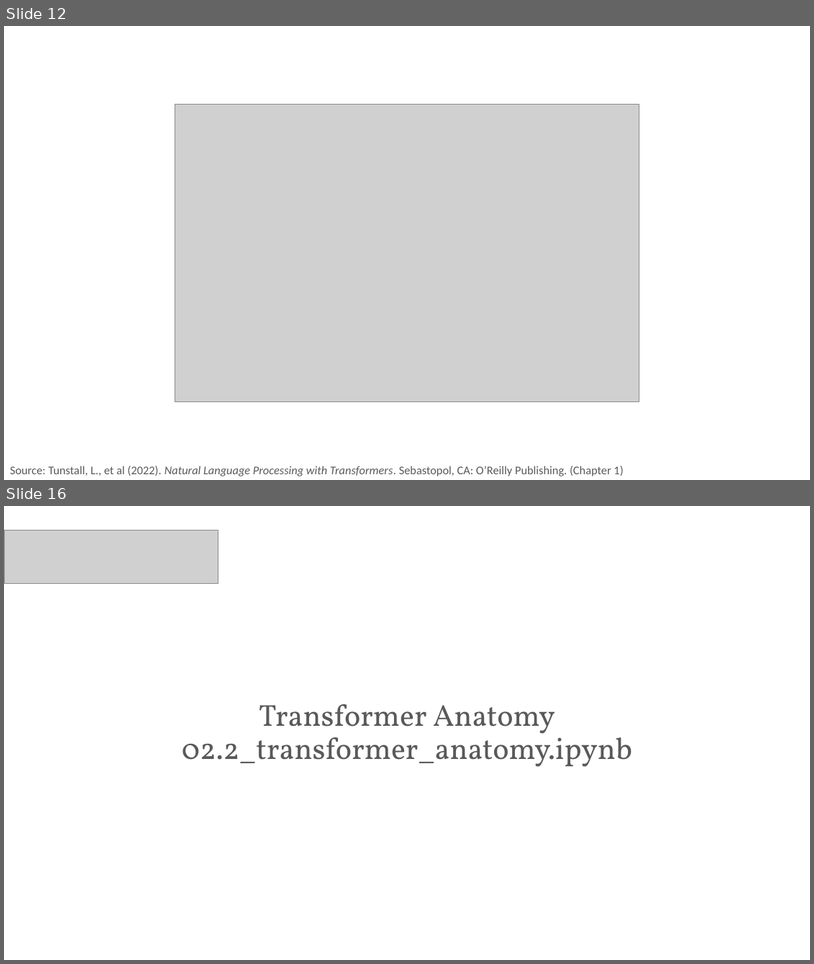
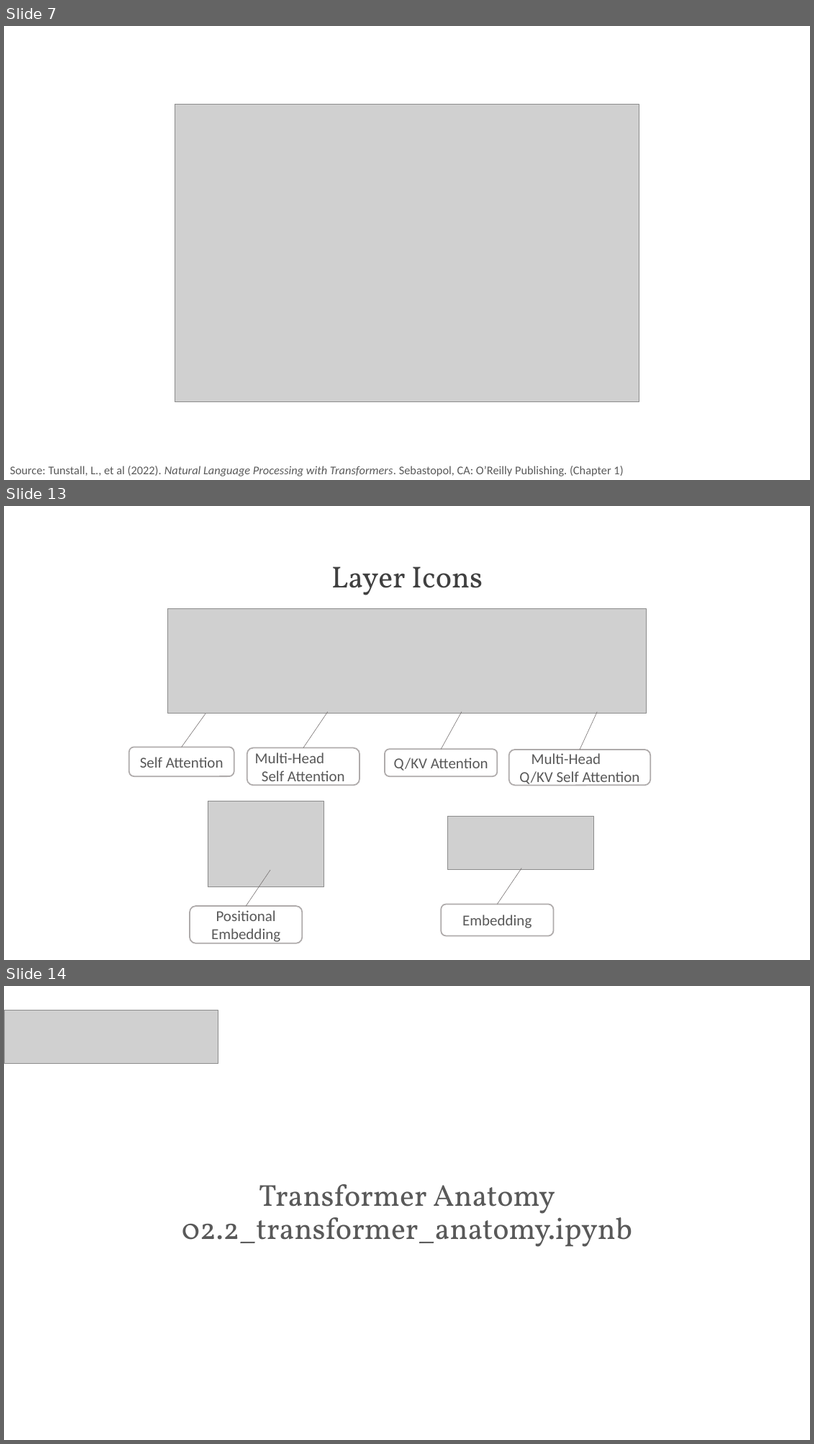
Before and after one commit to PracticumAI/transformers, a slide deck: presentations/02_transformers_attention.pptx. Shown one above the other, each under a label of ours: slides 12 and 16 before the commit, slides 7, 13 and 14 after it; the slides between them are not shown. The pictures are 814x964 and 814x1444 pixels, drawn with LibreOffice and Linux fonts; fonts in the diff are those of the drawing; grey boxes stand for pictures. Boxes give left, top, right and bottom in pixels: in the first picture for what was removed or moved away, otherwise in the second. Text is boxed around its words. In the diff, an @@ line names an element or a change of style, - is before the commit and + after.

```diff
--- a/presentations/02_transformers_attention.pptx
+++ b/presentations/02_transformers_attention.pptx
@@ slide 13 added at [4, 506, 810, 960], background #FFFFFF @@
@@ text added at [332, 566, 483, 595], 36 pt, text #404040 @@
+Layer Icons
@@ picture added at [168, 608, 646, 713] @@
@@ line added from (182, 746) to (206, 713), #767171 0.5 pt @@
@@ line added from (304, 748) to (328, 712), #767171 0.5 pt @@
@@ line added from (441, 749) to (462, 712), #767171 0.5 pt @@
@@ line added from (580, 749) to (597, 712), #767171 0.5 pt @@
@@ rounded rectangle added at [129, 746, 234, 776], outline #AFABAB 1.5 pt, 18 pt, text #595959 @@
+Self Attention
@@ rounded rectangle added at [247, 748, 360, 785], outline #AFABAB 1.5 pt, 18 pt, text #595959 @@
+Multi-Head Self Attention
@@ rounded rectangle added at [385, 749, 498, 777], outline #AFABAB 1.5 pt, 18 pt, text #595959 @@
+Q/KV Attention
@@ rounded rectangle added at [509, 749, 651, 785], outline #AFABAB 1.5 pt, 18 pt, text #595959 @@
+Multi-Head Q/KV Self Attention
@@ picture added at [208, 801, 324, 887] @@
@@ picture added at [448, 816, 594, 870] @@
@@ line added from (246, 906) to (271, 870), #767171 0.5 pt @@
@@ line added from (498, 904) to (522, 867), #767171 0.5 pt @@
@@ rounded rectangle added at [190, 906, 302, 943], outline #AFABAB 1.5 pt, 18 pt, text #595959 @@
+Positional Embedding
@@ rounded rectangle added at [441, 904, 554, 936], outline #AFABAB 1.5 pt, 18 pt, text #595959 @@
+Embedding
@@ what was slide 12 is now slide 7 @@
@@ what was slide 16 is now slide 14 @@
```
Also in this commit, not shown: 3 slides changed, 7 other slides added, 5 slides removed, 1 other file.
